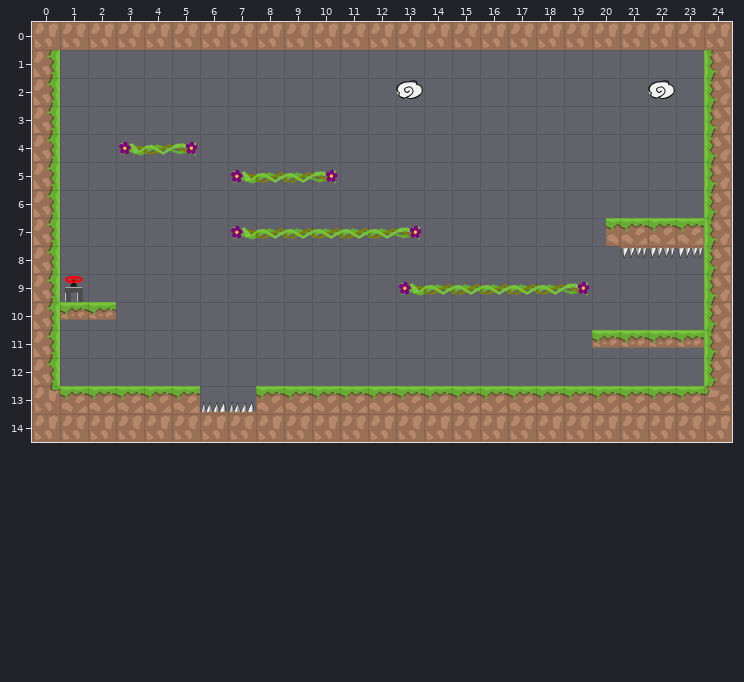
Two states of a Tiled map, android/assets/levels/ins_level_3.tmx. Above: the version before the commit.
Cells are 128x128 px. Shown: x 0..24, y 0..14.
The same view after the edit:
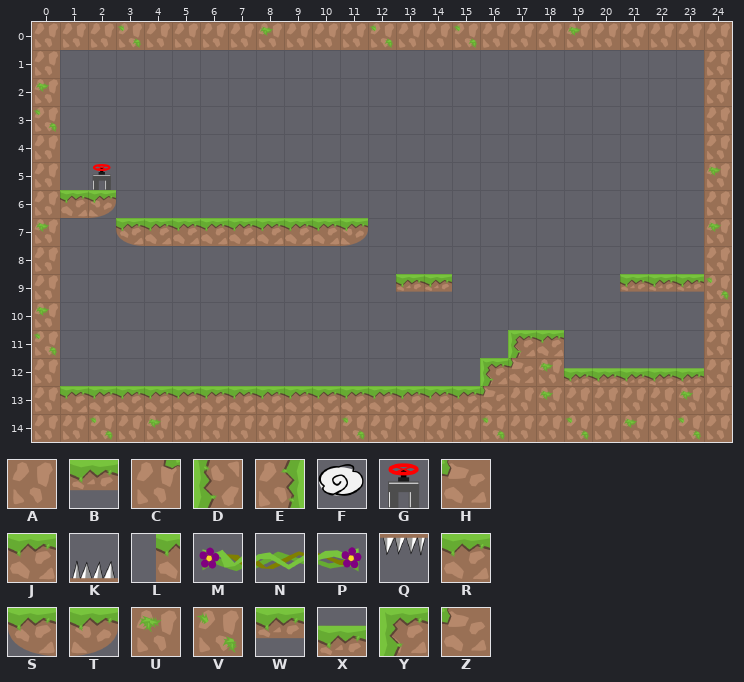
Key: from "tiles_128x128": A 0, B 1, C 2, D 3, E 4, F 6, G 10, H 11, J 12, K 16, L 20, M 21, N 22, P 23, Q 24; from "tiles_128x128_green": R 0, S 2, T 3, U 7, V 8, W 11, X 14, Y 18, Z 34.
_ is an empty cell, . an unchanged one.
Change:
--- layer "graphics"
@@ x 0..24 @@
- 0 ...A....A...A..A...A.....
- 1 E.......................D
- 2 E............F........F.D
- 3 E.......................D
- 4 E..MNP..................D
- 5 E._....MNNP.............D
- 6 E__.....................D
- 7 E..____MNNNNNP......LJJJD
- 8 E....................QQQD
- 9 EG...........MNNNNNP.___D
-10 EBB.....................D
-11 E................__.BBBBD
-12 E...............________D
-13 C.....KK........JJJJJJJJH
-14 ..A.A......A....A..A.A.A.
+ 0 ...V....U...V..V...U.....
+ 1 A.......................A
+ 2 U............_........_.A
+ 3 V.......................A
+ 4 A..___..................A
+ 5 A.G....____.............U
+ 6 ART.....................A
+ 7 U..SJJJJJJJT__......____U
+ 8 A....................___A
+ 9 A_...........BB_____.WWWV
+10 U__.....................A
+11 V................YR.____A
+12 A...............YZUXXXXXA
+13 A.....JJ........ZAUAAAAUA
+14 ..V.U......V....V..V.U.V.
Pixel boxes of the changes (left, top, right, bottom) in both pictures:
changed: (117, 25, 141, 48)
changed: (260, 26, 273, 36)
changed: (369, 25, 393, 48)
changed: (453, 25, 477, 48)
changed: (568, 26, 581, 36)
changed: (33, 50, 731, 440)
